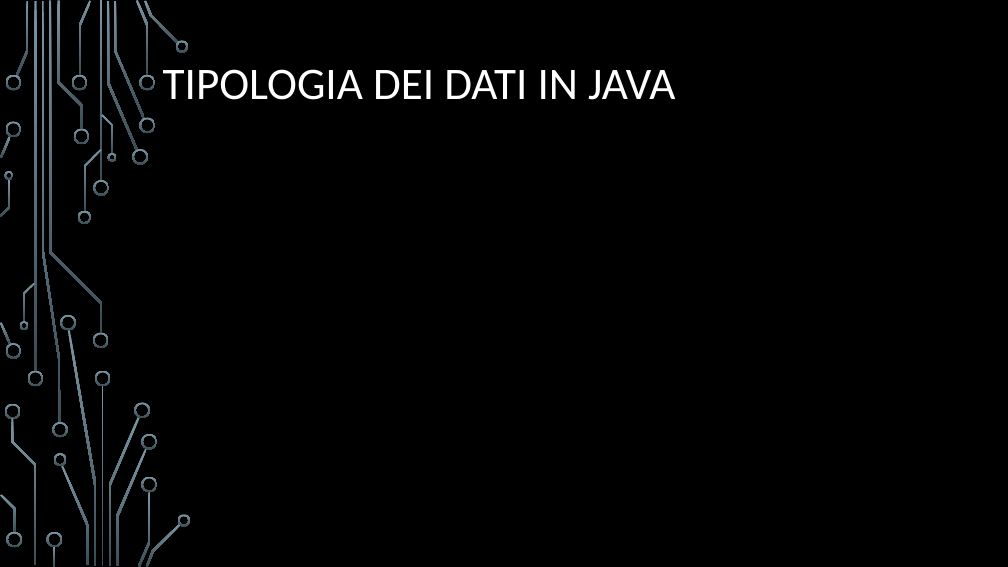
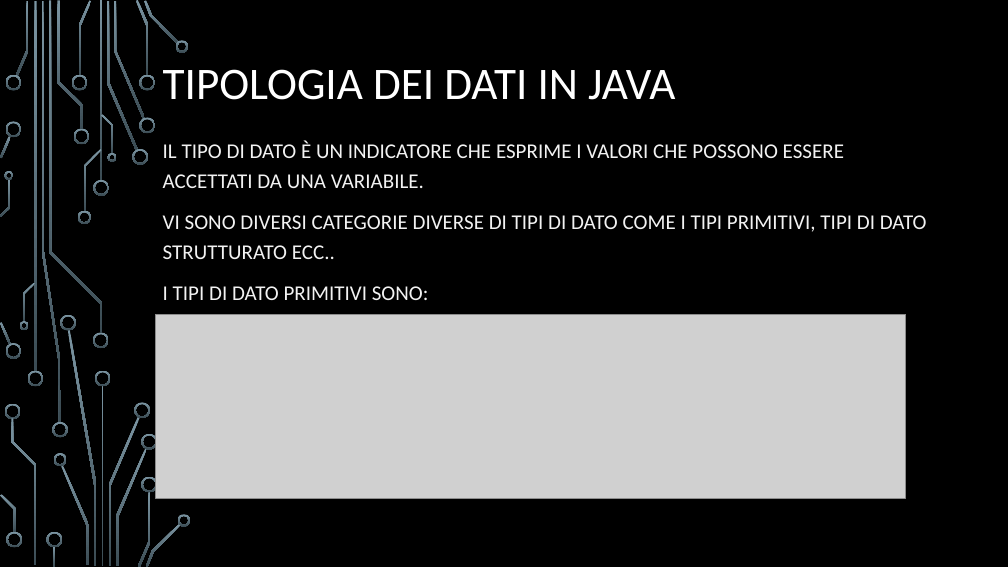
Before and after one commit to Eros-Capo/Corso-Java, a slide deck: slide 106 of Corso Java.pptx (slide 102 before the commit). Drawn at 1008x567 pixels with LibreOffice and Linux fonts; fonts in the diff are those of the drawing; grey boxes stand for pictures; background and template pictures are left out. Boxes give left, top, right and bottom in pixels: in the first picture for what was removed or moved away, otherwise in the second. Text is boxed around its words. In the diff, an @@ line names an element or a change of style, - is before the commit and + after.

```diff
--- a/Corso Java.pptx
+++ b/Corso Java.pptx
@@ subtitle added at [163,140,927,300], 20 pt, text #F2F2F2 @@
+IL TIPO DI DATO È UN INDICATORE CHE ESPRIME I VALORI CHE POSSONO ESSERE ACCETTATI DA UNA VARIABILE.
+VI SONO DIVERSI CATEGORIE DIVERSE DI TIPI DI DATO COME I TIPI PRIMITIVI, TIPI DI DATO STRUTTURATO ECC..
+I TIPI DI DATO PRIMITIVI SONO:
@@ picture added at [155,315,906,499] @@
```
Also in this commit, not shown: 18 other slides changed, 6 slides added, 2 slides removed, 1 other file.
